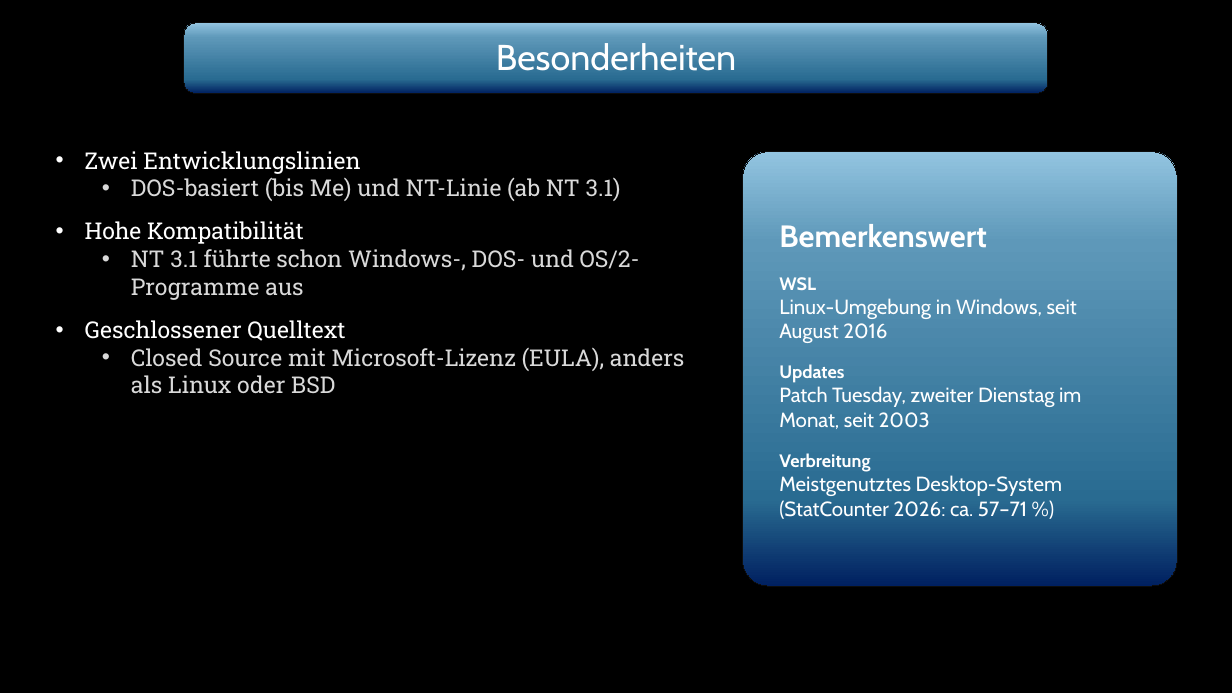
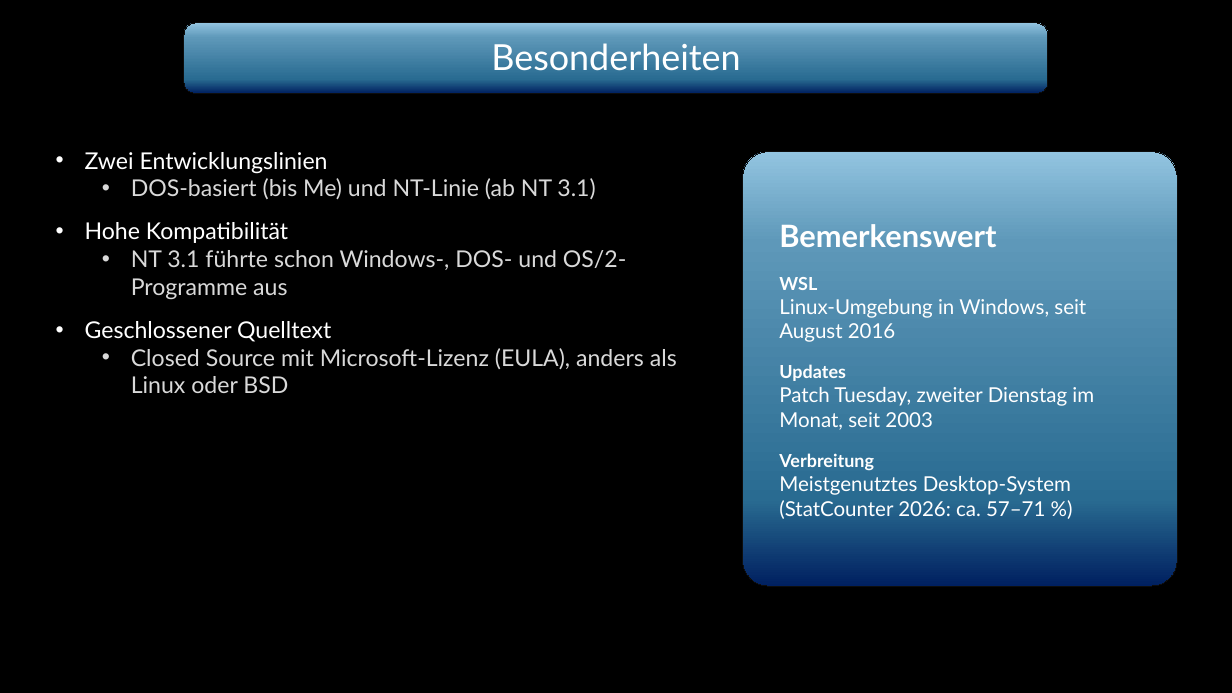
Before and after one commit to Wummy01/Wummy101010, a slide deck: slide 16 of Windows_Praesentation_Donnerstag.pptx. Drawn at 1232x693 pixels with LibreOffice and Linux fonts; fonts in the diff are those of the drawing; background and template pictures are left out. Boxes give left, top, right and bottom in pixels: in the first picture for what was removed or moved away, otherwise in the second. Text is boxed around its words. In the diff, an @@ line names an element or a change of style, - is before the commit and + after.

```diff
--- a/Windows_Praesentation_Donnerstag.pptx
+++ b/Windows_Praesentation_Donnerstag.pptx
@@ text "Besonderheiten" at (x1=491, y1=43, x2=740, y2=70): font Cabin to Lato @@
@@ text "Zwei Entwicklungslinien" at (x1=85, y1=152, x2=677, y2=393): font Roboto Slab to Lato @@
@@ rounded rectangle "Bemerkenswert" at (x1=743, y1=152, x2=1177, y2=586): font Cabin to Lato @@
```
Also in this commit, not shown: 17 other slides changed.
